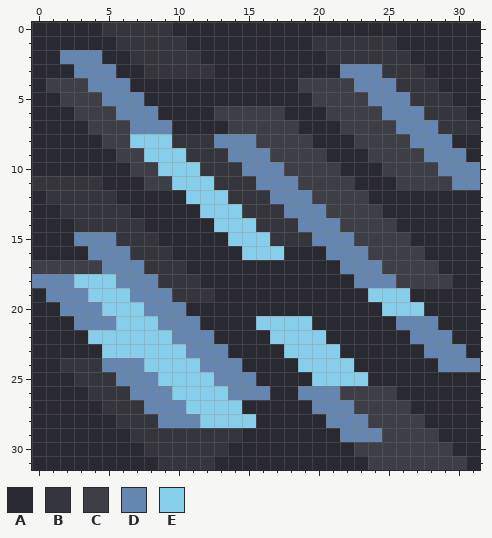
Edited in one commit: pixel-art sprite (main/assets-raw/sprites/blocks/fmonolith/environment/archaic-sharpslate2.png). The picture above is the old version.
The file is 32x32 pixels.
Palette (. is transparent): A #292931  B #35353d  C #3d3e46  D #6586b0  E #87ceeb
Pixels before, first column x 0:
 0 AAAAABBBBBAAAAAAAAAAAAAAAAAAAAAA
 1 AAAAAABBBBBAAAAAAAAABBBBBBAAAAAA
 2 AADDDAABBBBBAAAAAAAAABBBBBBAAAAA
 3 AAADDDAABBBBBAAAAAAAAADDDBBBAAAA
 4 ACCCDDDAAAAAAAAAAAACCCCDDDBBBAAA
 5 AACCCDDDAAAAAAAAAAAACCCCDDDBBBAA
 6 AAACCCDDDAAAACCCCCAAACCCCDDDBBBA
 7 AAAACCCDDDAAAACCCCCAAACCCCDDDBBB
 8 AAAAACCEEEBBBDDDCCCCAAACCCCDDDAA
 9 AAAAAACCEEEBBBDDDCCCCAAACCCCDDDA
10 AAAAAAACCEEEBBBDDDCCCCAAACCCCDDD
11 BBBBBAAACCEEEBBBDDDCCCCAAACCCCDD
12 ABBBBBAAAAAEEEBBBDDDCCCCAAAAAAAA
13 AABBBBBAAAAAEEEBBBDDDCCCCAAAAAAA
14 AAABBBBBAAAAAEEEBBBDDDCCCCAAAAAA
15 AAADDDBBBAAAAAEEEBBBDDDCCCCAAAAA
16 AAAADDDBBBAAAAAEEEAAADDDCCCCAAAA
17 CCCCCDDDBBBAAAAAAAAAAADDDCCCCAAA
18 DDDEEEDDDBBBAAAAAAAAAAADDDCCCCAA
19 ADDDEEEDDDBBBAAAAAAAAAAAEEEAAAAA
20 AADDDEEEDDDAAAAAAAAAAAAAAEEEAAAA
21 AAADDDEEEDDDAAAAEEEEAAAAAADDDAAA
22 AAAAEEEEEEDDDAAAAEEEEAAAAAADDDAA
23 AAAAAEEEEEEDDDAAAAEEEEAAAAAADDDA
24 AABBBDDDEEEEDDDAAAAEEEEAAAAAADDD
25 AAABBBDDDEEEEDDDAAAAEEEEAAAAAAAA
26 AAAABBBDDDEEEEDDDAADDDCCCCAAAAAA
27 AAAAABBBDDDEEEEAAAAADDDCCCCAAAAA
28 AAAAAABBBDDDEEEEAAAAADDDCCCCAAAA
29 AAAAAAABBBBBBBBAAAAAAADDDCCCCAAA
30 AAAAAAAABBBBBBAAAAAAAAACCCCCCCAA
31 AAAAAAAAABBBBAAAAAAAAAAACCCCCCCA
The same view after the edit:
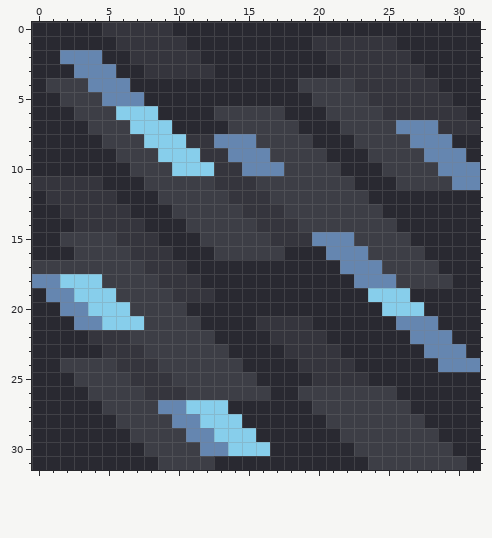
Difference:
The author changed colour E to colour A in row 27 at x 14; in row 28 at x 15.
The author changed colour D to colour B in row 3 at x 22 to 24; in row 4 at x 23 to 25; in row 5 at x 24 to 26; in row 6 at x 25 to 27; in row 24 at x 6 to 7; in row 25 at x 7 to 8.
The author changed colour D to colour B in row 26 at x 8 to 9.
The author changed colour E to colour B in row 21 at x 16 to 19; in row 22 at x 4 to 6 and 17 to 20; in row 23 at x 5 to 7 and 18 to 21; in row 24 at x 8 and 19 to 22; in row 25 at x 9 and 20 to 23; in row 26 at x 10.
The author changed colour A to colour C in row 12 at x 9 to 10; in row 13 at x 10 to 11; in row 14 at x 11 to 12; in row 15 at x 2 and 12 to 13; in row 16 at x 3 and 13 to 14.
The author changed colour B to colour C in row 24 at x 2 to 4; in row 25 at x 3 to 5; in row 26 at x 4 to 6; in row 27 at x 5 to 7; in row 28 at x 6 to 8; in row 29 at x 7 to 10.
The author changed colour B to colour C in row 30 at x 8 to 11; in row 31 at x 9 to 12.
The author changed colour D to colour C in row 11 at x 16 to 18; in row 12 at x 17 to 19; in row 13 at x 18 to 20; in row 14 at x 19 to 21; in row 15 at x 3 to 5; in row 16 at x 4 to 6.
The author changed colour D to colour C in row 17 at x 5 to 7; in row 18 at x 6 to 8; in row 19 at x 7 to 9; in row 20 at x 8 to 10; in row 21 at x 9 to 11; in row 22 at x 10 to 12.
The author changed colour D to colour C in row 23 at x 11 to 13; in row 24 at x 5 and 12 to 14; in row 25 at x 6 and 13 to 15; in row 26 at x 7, 14 to 16 and 19 to 21; in row 27 at x 8 and 20 to 22; in row 28 at x 9 and 21 to 23.
The author changed colour D to colour C in row 29 at x 22 to 24.
The author changed colour E to colour C in row 8 at x 7; in row 9 at x 8; in row 10 at x 9; in row 11 at x 10 to 12; in row 12 at x 11 to 13; in row 13 at x 12 to 14.
The author changed colour E to colour C in row 14 at x 13 to 15; in row 15 at x 14 to 16; in row 16 at x 15 to 17; in row 18 at x 5; in row 19 at x 6; in row 20 at x 7.
The author changed colour E to colour C in row 21 at x 8; in row 22 at x 7 to 9; in row 23 at x 8 to 10; in row 24 at x 9 to 11; in row 25 at x 10 to 12; in row 26 at x 11 to 13.
The author changed colour B to colour D in row 29 at x 11 to 12; in row 30 at x 12 to 13.
The author changed colour A to colour E in row 29 at x 15; in row 30 at x 14 to 16.
The author changed colour B to colour E in row 8 at x 10; in row 9 at x 11; in row 10 at x 12; in row 29 at x 13 to 14.
The author changed colour D to colour E in row 6 at x 6 to 8; in row 7 at x 7 to 9; in row 18 at x 2; in row 19 at x 3; in row 20 at x 4; in row 21 at x 5.
Where, in picture pixels (left, top, right, bottom), the same in both pictures:
changed: (60, 64, 424, 470)
